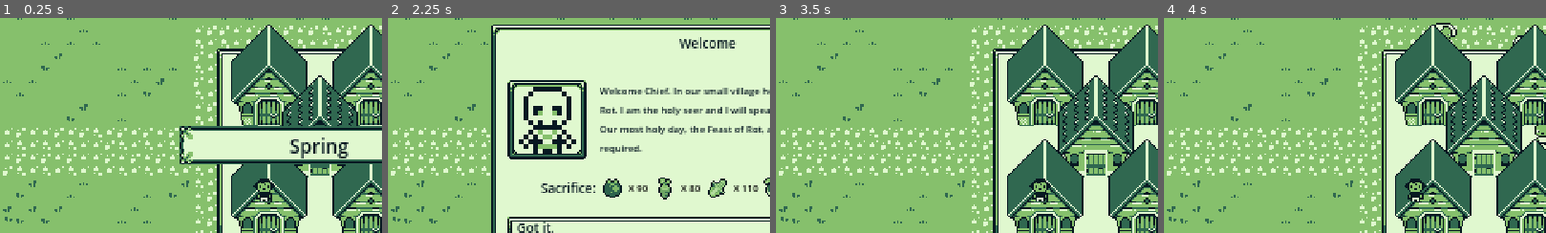
Above: before the commit, frames 1-4 (left to right).
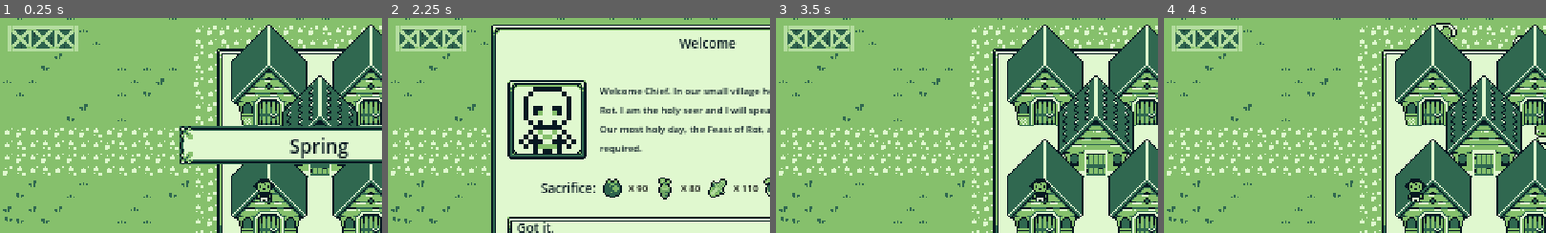
Above: after the commit, the same moments.

Repository: LenasTeapot/UnholyCrop
Game: Godot game, scene res://Scenes/main.tscn
Two runs of this game, one before a commit and one after it. Both use one fixed random seed, a clock stepped at 60 frames per second and the inputs below.
Inputs (mouse positions are % of the whole screen's width and height, from its top left):
- Up to frame 1 (0.25 s): no input
- Up to frame 2 (2.25 s): click (3, 32) at 0.52 s; click (98, 16) at 1.25 s; click (98, 16) at 2 s
- Up to frame 3 (3.5 s): click "Got it." at 2.75 s
- Up to frame 4 (4 s): click (91, 94) at 3.5 s
The pictures show only the part of the screen within x 8-58%, y 19-69%; the shares and areas given below are measured in that part.

The runs differ from the first frame. In frame 1, 2.1% of the frame differs, in the area x 2-21%, y 3-16%; in frame 2, 2.1%; in frame 3, 2.1%; in frame 4, 2.1%.

Commit message:
Spawners, Creatures, Pests, Fences

Diff:
--- /dev/null
+++ b/Scenes/Fence.tscn
@@ -0,0 +1,20 @@
+[gd_scene load_steps=5 format=3 uid="uid://d1fjn3lvmo8wi"]
+
+[ext_resource type="Script" uid="uid://bk4d2ov3usjcb" path="res://Scripts/Placeable.gd" id="1_65fre"]
+[ext_resource type="Texture2D" uid="uid://2iej5pgossoq" path="res://Sprites/farm_tilemap_packed_green.png" id="2_j17s3"]
+
+[sub_resource type="RectangleShape2D" id="RectangleShape2D_ljkaa"]
+size = Vector2(44, 16)
+
+[sub_resource type="AtlasTexture" id="AtlasTexture_34wpg"]
+atlas = ExtResource("2_j17s3")
+region = Rect2(98, 112, 44, 16)
+
+[node name="Fence" type="Area2D"]
+script = ExtResource("1_65fre")
+
+[node name="CollisionShape2D" type="CollisionShape2D" parent="."]
+shape = SubResource("RectangleShape2D_ljkaa")
+
+[node name="Sprite2D" type="Sprite2D" parent="."]
+texture = SubResource("AtlasTexture_34wpg")
--- /dev/null
+++ b/Scenes/Pest.tscn
@@ -0,0 +1,30 @@
+[gd_scene load_steps=7 format=3 uid="uid://dd1qythxrbd0u"]
+
+[ext_resource type="Texture2D" uid="uid://2iej5pgossoq" path="res://Sprites/farm_tilemap_packed_green.png" id="1_rl5ce"]
+[ext_resource type="Script" uid="uid://c3swul3qnns0o" path="res://Scripts/Modifier_Pest.gd" id="2_3vblx"]
+[ext_resource type="Script" uid="uid://dtww5kv6xttr" path="res://Scripts/Creature_Pest.gd" id="2_creature_pest"]
+
+[sub_resource type="Resource" id="Resource_x6c07"]
+script = ExtResource("2_3vblx")
+metadata/_custom_type_script = "uid://c3swul3qnns0o"
+
+[sub_resource type="CircleShape2D" id="CircleShape2D_3vblx"]
+radius = 8.0
+
+[sub_resource type="AtlasTexture" id="AtlasTexture_kev4k"]
+atlas = ExtResource("1_rl5ce")
+region = Rect2(33.309868, 161.82826, 14.024548, 13.356705)
+
+[node name="Pest" type="CharacterBody2D"]
+script = ExtResource("2_creature_pest")
+modifier = SubResource("Resource_x6c07")
+
+[node name="AreaDetector" type="Area2D" parent="."]
+collision_layer = 0
+
+[node name="CollisionShape2D" type="CollisionShape2D" parent="AreaDetector"]
+shape = SubResource("CircleShape2D_3vblx")
+
+[node name="Sprite" type="Sprite2D" parent="."]
+unique_name_in_owner = true
+texture = SubResource("AtlasTexture_kev4k")
--- a/Scenes/Plot_Base.tscn
+++ b/Scenes/Plot_Base.tscn
@@ -9,6 +9,7 @@
 [ext_resource type="Script" uid="uid://dul1i7pgw3chd" path="res://Scripts/PopUpData.gd" id="6_ls7g8"]
 [ext_resource type="Script" uid="uid://d1i8kpnmf53tj" path="res://Scripts/PopUpInformationData.gd" id="6_y80ex"]
 [ext_resource type="Script" uid="uid://ctqhql2f1rtwr" path="res://Scripts/PopUpOptionData.gd" id="7_y8753"]
+[ext_resource type="TileSet" uid="uid://cyevod20p2cef" path="res://Tileset/farm.tres" id="9_y8753"]
 
 [sub_resource type="RectangleShape2D" id="RectangleShape2D_7wd1b"]
 size = Vector2(32, 32)
@@ -63,10 +64,14 @@
 initial_velocity_max = 40.0
 gravity = Vector3(0, 60, 0)
 
-[node name="Plot_Base" type="Node2D"]
+[node name="Plot_Base" type="Area2D"]
 z_index = -1
 script = ExtResource("1_xc04u")
 item = ExtResource("2_lb2qu")
+
+[node name="CollisionShape2D" type="CollisionShape2D" parent="."]
+unique_name_in_owner = true
+shape = SubResource("RectangleShape2D_7wd1b")
 
 [node name="Outline" type="NinePatchRect" parent="."]
 unique_name_in_owner = true
@@ -82,13 +87,7 @@
 patch_margin_right = 4
 patch_margin_bottom = 6
 
-[node name="Area2D" type="Area2D" parent="."]
-
-[node name="CollisionShape2D" type="CollisionShape2D" parent="Area2D"]
-unique_name_in_owner = true
-shape = SubResource("RectangleShape2D_7wd1b")
-
-[node name="NinePatchRect" type="NinePatchRect" parent="Area2D"]
+[node name="NinePatchRect" type="NinePatchRect" parent="."]
 unique_name_in_owner = true
 offset_left = -16.0
 offset_top = -16.0
@@ -101,7 +100,7 @@
 patch_margin_right = 4
 patch_margin_bottom = 6
 
-[node name="Settings" type="VBoxContainer" parent="Area2D/NinePatchRect"]
+[node name="Settings" type="VBoxContainer" parent="NinePatchRect"]
 unique_name_in_owner = true
 show_behind_parent = true
 layout_mode = 0
@@ -111,7 +110,7 @@
 offset_bottom = 38.0
 theme_override_constants/separation = 2
 
-[node name="NinePatchRect3" type="NinePatchRect" parent="Area2D/NinePatchRect/Settings"]
+[node name="NinePatchRect3" type="NinePatchRect" parent="NinePatchRect/Settings"]
 layout_mode = 2
 size_flags_vertical = 3
 texture = ExtResource("1_7vwla")
@@ -121,7 +120,7 @@
 patch_margin_right = 4
 patch_margin_bottom = 6
 
-[node name="Crop_Icon" type="TextureRect" parent="Area2D/NinePatchRect/Settings/NinePatchRect3"]
+[node name="Crop_Icon" type="TextureRect" parent="NinePatchRect/Settings/NinePatchRect3"]
 unique_name_in_owner = true
 layout_mode = 1
 anchors_preset = 15
@@ -132,7 +131,7 @@
 texture = SubResource("AtlasTexture_7wd1b")
 stretch_mode = 3
 
-[node name="Button2" type="Button" parent="Area2D/NinePatchRect/Settings/NinePatchRect3"]
+[node name="Button2" type="Button" parent="NinePatchRect/Settings/NinePatchRect3"]
 layout_mode = 1
 anchors_preset = 15
 anchor_right = 1.0
@@ -147,7 +146,7 @@
 script = ExtResource("5_7wd1b")
 pop_up_data = SubResource("Resource_7wd1b")
 
-[node name="NinePatchRect2" type="NinePatchRect" parent="Area2D/NinePatchRect/Settings"]
+[node name="NinePatchRect2" type="NinePatchRect" parent="NinePatchRect/Settings"]
 layout_mode = 2
 size_flags_vertical = 3
 texture = ExtResource("1_7vwla")
@@ -157,7 +156,7 @@
 patch_margin_right = 4
 patch_margin_bottom = 6
 
-[node name="TextureRect" type="TextureRect" parent="Area2D/NinePatchRect/Settings/NinePatchRect2"]
+[node name="TextureRect" type="TextureRect" parent="NinePatchRect/Settings/NinePatchRect2"]
 layout_mode = 1
 anchors_preset = 15
 anchor_right = 1.0
@@ -167,7 +166,7 @@
 texture = SubResource("AtlasTexture_a5nwv")
 stretch_mode = 3
 
-[node name="Button" type="Button" parent="Area2D/NinePatchRect/Settings/NinePatchRect2"]
+[node name="Button" type="Button" parent="NinePatchRect/Settings/NinePatchRect2"]
 layout_mode = 1
 anchors_preset = 15
 anchor_right = 1.0
@@ -182,10 +181,16 @@
 script = ExtResource("5_7wd1b")
 pop_up_data = SubResource("Resource_y8753")
 
-[node name="Plants" type="Node2D" parent="Area2D"]
-unique_name_in_owner = true
-
-[node name="NavigationObstacle2D" type="NavigationObstacle2D" parent="Area2D"]
+[node name="TileMapLayer" type="TileMapLayer" parent="."]
+visible = false
+position = Vector2(8, 8)
+tile_map_data = PackedByteArray(0, 0, 255, 255, 255, 255, 0, 0, 3, 0, 5, 0, 0, 0)
+tile_set = ExtResource("9_y8753")
+
+[node name="Plants" type="Node2D" parent="."]
+unique_name_in_owner = true
+
+[node name="NavigationObstacle2D" type="NavigationObstacle2D" parent="."]
 unique_name_in_owner = true
 vertices = PackedVector2Array(-16, -16, 16, -16, 16, 16, -16, 16)
 affect_navigation_mesh = true
--- a/Scenes/main.tscn
+++ b/Scenes/main.tscn
@@ -11,10 +11,13 @@
 [ext_resource type="Script" uid="uid://d30qcqnusegy2" path="res://Scripts/CameraController.gd" id="7_6bp64"]
 [ext_resource type="PackedScene" uid="uid://g68quruwr20c" path="res://Scenes/Village.tscn" id="8_fevyy"]
 [ext_resource type="Resource" uid="uid://bma2iurl6bjo6" path="res://Resources/PopUpData_Village.tres" id="9_hibaj"]
+[ext_resource type="Script" uid="uid://dd2sp82ptmogp" path="res://Scripts/Spawner.gd" id="10_b3802"]
+[ext_resource type="PackedScene" uid="uid://dd1qythxrbd0u" path="res://Scenes/Pest.tscn" id="11_fevyy"]
 [ext_resource type="Script" uid="uid://dewehx5j1bo5h" path="res://Scripts/PostProcessManager.gd" id="14_jkdf5"]
 [ext_resource type="PackedScene" uid="uid://cohc2a3m0wc36" path="res://Scenes/ui_inventory.tscn" id="15_b3802"]
 [ext_resource type="Script" uid="uid://b1aog48ntv61a" path="res://Scripts/HUD.gd" id="15_fevyy"]
 [ext_resource type="PackedScene" uid="uid://cic3x01rdbpg7" path="res://Scenes/ui_placement.tscn" id="16_fevyy"]
+[ext_resource type="PackedScene" uid="uid://d1fjn3lvmo8wi" path="res://Scenes/Fence.tscn" id="19_fevyy"]
 [ext_resource type="PackedScene" uid="uid://dmlfgbg43xknp" path="res://Scenes/ui_time.tscn" id="22_3pmx8"]
 
 [sub_resource type="NavigationPolygon" id="NavigationPolygon_hibaj"]
@@ -22,6 +25,9 @@
 polygons = Array[PackedInt32Array]([PackedInt32Array(0, 1, 2), PackedInt32Array(3, 0, 2), PackedInt32Array(4, 1, 0), PackedInt32Array(4, 0, 5), PackedInt32Array(6, 4, 5), PackedInt32Array(6, 5, 7), PackedInt32Array(2, 6, 7), PackedInt32Array(2, 7, 3)])
 outlines = Array[PackedVector2Array]([PackedVector2Array(-400, -224, 400, -224, 400, 216, -400, 216, -400, -224)])
 sample_partition_type = 1
+
+[sub_resource type="RectangleShape2D" id="RectangleShape2D_k12tt"]
+size = Vector2(41, 421)
 
 [sub_resource type="ShaderMaterial" id="ShaderMaterial_6bp64"]
 shader = ExtResource("6_21xkr")
@@ -52,6 +58,7 @@
 tile_set = ExtResource("1_kry3j")
 
 [node name="TM_Forest" type="TileMapLayer" parent="AllTerrtain"]
+z_index = 4
 tile_map_data = PackedByteArray("AADm//7/AAABAAEAAADl//7/AAABAAEAAADk//7/AAABAAEAAADk////AAABAAEAAADl////AAABAAEAAADm// …(13824 unchanged characters)…
 tile_set = ExtResource("1_kry3j")
 
@@ -66,6 +73,28 @@
 [node name="NPCs" type="Node2D" parent="."]
 unique_name_in_owner = true
 y_sort_enabled = true
+
+[node name="Spawners" type="Node2D" parent="."]
+
+[node name="Area2D" type="Area2D" parent="Spawners"]
+script = ExtResource("10_b3802")
+object_scene = ExtResource("11_fevyy")
+interval = Vector2(4, 6)
+direction = 2
+
+[node name="CollisionShape2D" type="CollisionShape2D" parent="Spawners/Area2D"]
+position = Vector2(414, -3)
+shape = SubResource("RectangleShape2D_k12tt")
+
+[node name="Area2D2" type="Area2D" parent="Spawners"]
+script = ExtResource("10_b3802")
+object_scene = ExtResource("11_fevyy")
+interval = Vector2(2, 4)
+direction = 3
+
+[node name="CollisionShape2D" type="CollisionShape2D" parent="Spawners/Area2D2"]
+position = Vector2(-414, -3)
+shape = SubResource("RectangleShape2D_k12tt")
 
 [node name="Camera2D" type="Camera2D" parent="."]
 script = ExtResource("7_6bp64")
@@ -98,3 +127,6 @@
 scale = Vector2(960, 544)
 texture = SubResource("CanvasTexture_344ge")
 script = ExtResource("14_jkdf5")
+
+[node name="Fence" parent="." instance=ExtResource("19_fevyy")]
+position = Vector2(-174, -71)
--- a/Scripts/Calendar.gd
+++ b/Scripts/Calendar.gd
@@ -89,7 +89,7 @@
 	set_timescale()
 
 func _on_game_play():
-	print("Play game")
+	#print("Play game")
 	is_paused = false
 	set_timescale()
 
--- /dev/null
+++ b/Scripts/Creature.gd
@@ -0,0 +1,19 @@
+extends CharacterBody2D
+class_name Creature
+
+var area_detector : Area2D
+
+func _ready():
+	area_detector = find_child("AreaDetector") as Area2D
+	Calendar.game_pause.connect(func(): pause_monitoring(true))
+	Calendar.game_play.connect(func(): pause_monitoring(false))
+
+func pause_monitoring(should_pause):
+	if area_detector != null:
+		area_detector.monitoring = !should_pause
+
+func _physics_process(_delta):
+	if velocity.x > 0:
+		%Sprite.flip_h = false
+	else:
+		%Sprite.flip_h = true
--- /dev/null
+++ b/Scripts/Creature_Pest.gd
@@ -0,0 +1,39 @@
+extends Creature
+class_name Creature_Pest
+
+@export var direction: Vector2 = Vector2.UP
+@export var speed: float = 40.0
+@export var modifier : ProductionModifier
+
+var initial_spawner: Spawner
+var has_turned_around := false
+
+func _ready():
+	super()
+	initial_spawner = get_parent() as Spawner
+	if initial_spawner != null:
+		direction = initial_spawner.get_direction_vector()
+
+	$AreaDetector.area_entered.connect(_on_area_entered)
+
+func _physics_process(_delta: float) -> void:
+	super(_delta)
+	velocity = direction.normalized() * speed
+	move_and_slide()
+
+func _on_area_entered(area: Area2D) -> void:
+	if area == initial_spawner:
+		if has_turned_around:
+			queue_free()
+		return
+
+	if area is Spawner:
+		queue_free()
+		return
+
+	if area is Placeable_Plot and modifier != null:
+		area.add_modifier(modifier)
+
+	if not has_turned_around:
+		direction = -direction
+		has_turned_around = true
--- /dev/null
+++ b/Scripts/Modifier_Pest.gd
@@ -0,0 +1,13 @@
+extends ProductionModifier
+class_name Modifier_Pest
+
+var sprite_id := 0
+# Have it store which sprite it has taken?
+
+@warning_ignore_start("unused_parameter")
+
+func _init():
+    temporary = true
+
+func run(grid_size : int, current_value : int):
+    return current_value - 1
--- a/Scripts/Placeable.gd
+++ b/Scripts/Placeable.gd
@@ -1,7 +1,5 @@
-extends Node2D
+extends Area2D
 class_name Placeable
-
-@onready var area : Area2D = self.find_child("Area2D")
 
 var has_been_placed := false
 var is_held := false
@@ -15,12 +13,9 @@
 #TODO: Add an Interface node, as a variable for swapping.
 
 func _ready():
-	if area != null:
-		area.input_event.connect(_on_input_event)
-		area.mouse_entered.connect(hover_begin)
-		area.mouse_exited.connect(hover_end)
-	else:
-		printerr("This placeable does not have an Area2D!")
+	self.input_event.connect(_on_input_event)
+	self.mouse_entered.connect(hover_begin)
+	self.mouse_exited.connect(hover_end)
 
 func _process(_delta):
 	if not is_held:
@@ -33,7 +28,7 @@
 	var mouse_pos = get_global_mouse_position() + held_offset
 	position = snap_pos_to_grid(mouse_pos)
 	#If area overlaps any other area, do not allow release
-	if area.has_overlapping_areas():
+	if self.has_overlapping_areas():
 		can_release_here = false
 	else:
 		can_release_here = true
@@ -56,7 +51,7 @@
 
 func _on_input_event(_viewport: Node, event: InputEvent, _shape_idx: int):
 	if event.is_action_pressed("select"):
-		if area.has_overlapping_areas():
+		if self.has_overlapping_areas():
 			return
 		is_held = true
 		held_offset = position - get_global_mouse_position()
--- a/Scripts/Placeable_Plot.gd
+++ b/Scripts/Placeable_Plot.gd
@@ -5,12 +5,9 @@
 @export var plot_data : ItemData_Plot:
 	set(value):
 		plot_data = value
-		update()
+		update_size()
 
-@export var item : ItemData_Crop:
-	set(value):
-		item = value
-		update()
+@export var item : ItemData_Crop
 
 var current_progress := 0.0
 const base_array : Array[Vector2] = [Vector2(-1, -1), Vector2(1, -1), Vector2(1, 1), Vector2(-1, 1)]
@@ -25,10 +22,9 @@
 		return
 
 func _init():
-	update()
 	Calendar.day_end.connect(_on_day_end)
 
-func update():
+func update_size():
 	if has_node("%NinePatchRect"):
 		var new_size: float = 16 + plot_data.grid_size*16
 
@@ -47,15 +43,16 @@
 			new_array.append(new_v)
 		%NavigationObstacle2D.vertices = new_array
 
-		if not item:
-			return
-
 		update_sprites()
 
 func remove_plot():
 	Inventory.request_add_item.emit(plot_data, 1, true)
 	add_worker(0 - workers)
 	queue_free()
+
+func add_modifier(mod_in):
+	modifiers.append(mod_in)
+	update_sprites()
 
 func add_worker(amount): # Will also remove a worker if amount is negative
 	if workers == 0 and amount <= 0:
@@ -75,7 +72,6 @@
 
 	update_sprites()
 
-
 func change_crop(new_crop_data : ItemData_Crop):
 	if new_crop_data == item:
 		return
@@ -84,14 +80,19 @@
 	update_sprites()
 
 func _on_day_end(_current_day):
-	### It would be good to show which crops are not growing, so player understands how many will be produced
 	current_progress += 1
 	if current_progress > item.growth_time:
 		# TODO : Create season modifiers?
 		#var mod = item.growth_modifiers[Calendar.get_current_season()] # Move to crop data class?
 		produce_crop()
 		current_progress = 0
+
 	update_sprites()
+
+	var mods = []
+	for m in modifiers:
+		mods.append(get_object_class_name(m))
+	print(mods)
 
 func hover_begin():
 	if Calendar.is_paused:
@@ -113,37 +114,63 @@
 
 func produce_crop():
 	var amount = calculate_production()
+	remove_temp_modifiers()
 
 	print("Produce ", amount, " ", item.item_name)
 	Inventory.request_add_item.emit(item, amount, true)
-	if amount == 0:
+
+	if amount <= 0:
 		return
-
 	%GPUParticles2D.texture = item.icon
 	%GPUParticles2D.amount = amount
 	%GPUParticles2D.emitting = true
 
 func calculate_production() -> int:
+	#TODO : Should adding a worker only increase yield if they are there for the full production cycle?
 	var amount = 0
 	for m in modifiers:
 		amount = m.run(plot_data.grid_size, amount)
-	return amount
+	return max(amount, 0)
+
+func remove_temp_modifiers():
+	for m in modifiers:
+		if m.temporary:
+			modifiers.erase(m)
 
 func update_sprites():
+	# TODO: Have a way to track individual tiles.
+	if not item:
+		return
+
+	# Update UI Icon
 	%Crop_Icon.texture = item.icon
 
+	# Update sprites in the plot's field
 	var children = %Plants.get_children()
 	for c in children:
 		c.queue_free()
 	var count = 0
 	var max_product = calculate_production()
 	for v in range(plot_data.grid_size):
-		if count >= max_product:
-			break
 		for h in range(plot_data.grid_size):
+			if count >= max_product:
+				break
 			var sprite = Sprite2D.new()
 			sprite.texture = item.get_sprite_by_progress(current_progress)
 			%Plants.add_child(sprite)
 			var offset = (plot_data.grid_size/2.0)*Globals.GRID_SIZE
 			sprite.position = Vector2((h * Globals.GRID_SIZE) - offset + Globals.GRID_SIZE/2, (v * Globals.GRID_SIZE) - offset + Globals.GRID_SIZE/2)
 			count +=1
+
+func get_object_class_name(obj: Object) -> String:
+	if obj == null:
+		return ""
+
+	var script = obj.get_script()
+	if script and script.has_method("get_global_name"):
+		var custom_name = script.get_global_name()
+		if custom_name != "":
+			return custom_name
+
+	# Fallback to the native engine class name (e.g., "Node2D", "Sprite2D")
+	return obj.get_class()
--- a/Scripts/ProductionModifier.gd
+++ b/Scripts/ProductionModifier.gd
@@ -1,5 +1,7 @@
 extends Resource
 class_name ProductionModifier
+
+var temporary := false
 
 @warning_ignore("unused_parameter")
 
--- a/Scripts/Quests.gd
+++ b/Scripts/Quests.gd
@@ -53,6 +53,9 @@
 	current_active_quest.make_random(len(completed_quests))
 
 func complete_quest():
+	if len(current_active_quest.requirements) == 0:
+		new_quest()
+		return
 	completed_quests.append(current_active_quest)
 	Events.request_pop_up.emit(pop_up_data, self)
 
--- /dev/null
+++ b/Scripts/Spawner.gd
@@ -0,0 +1,49 @@
+extends Area2D
+class_name Spawner
+
+const DIRECTION_VECTORS: Array[Vector2] = [Vector2.UP, Vector2.DOWN, Vector2.LEFT, Vector2.RIGHT]
+
+@export var object_scene : PackedScene
+@export var interval : Vector2
+@export_enum("Up", "Down", "Left", "Right") var direction: int = 0
+
+var spawn_timer : Timer
+
+
+func _ready():
+	spawn_item()
+
+
+func get_direction_vector() -> Vector2:
+	return DIRECTION_VECTORS[direction]
+
+
+func spawn_item():
+	if object_scene == null:
+		return
+
+	spawn_timer = Timer.new()
+	spawn_timer.one_shot = true
+	spawn_timer.timeout.connect(_on_spawn_timer_timeout)
+	add_child(spawn_timer)
+	spawn_timer.start(randf_range(interval.x, interval.y))
+
+
+func _on_spawn_timer_timeout():
+	var spawned_item = object_scene.instantiate()
+	add_child(spawned_item)
+	spawned_item.global_position = _get_random_spawn_position()
+	spawn_timer.start(randf_range(interval.x, interval.y))
+
+
+func _get_random_spawn_position() -> Vector2:
+	var collision_shape = get_node_or_null("CollisionShape2D") as CollisionShape2D
+	if collision_shape == null or not collision_shape.shape is RectangleShape2D:
+		return global_position
+
+	var rectangle = collision_shape.shape as RectangleShape2D
+	var local_position = Vector2(
+		randf_range(-rectangle.size.x / 2.0, rectangle.size.x / 2.0),
+		randf_range(-rectangle.size.y / 2.0, rectangle.size.y / 2.0)
+	)
+	return collision_shape.to_global(local_position)
Not shown: 1 places in Scenes/Plot_Base.tscn that only renumber resources
Not shown: 1 places in Scenes/main.tscn that only renumber resources
Not shown, added: Scripts/Creature.gd.uid
Not shown, added: Scripts/Creature_Pest.gd.uid
Not shown, added: Scripts/Modifier_Pest.gd.uid
Not shown, added: Scripts/Spawner.gd.uid
